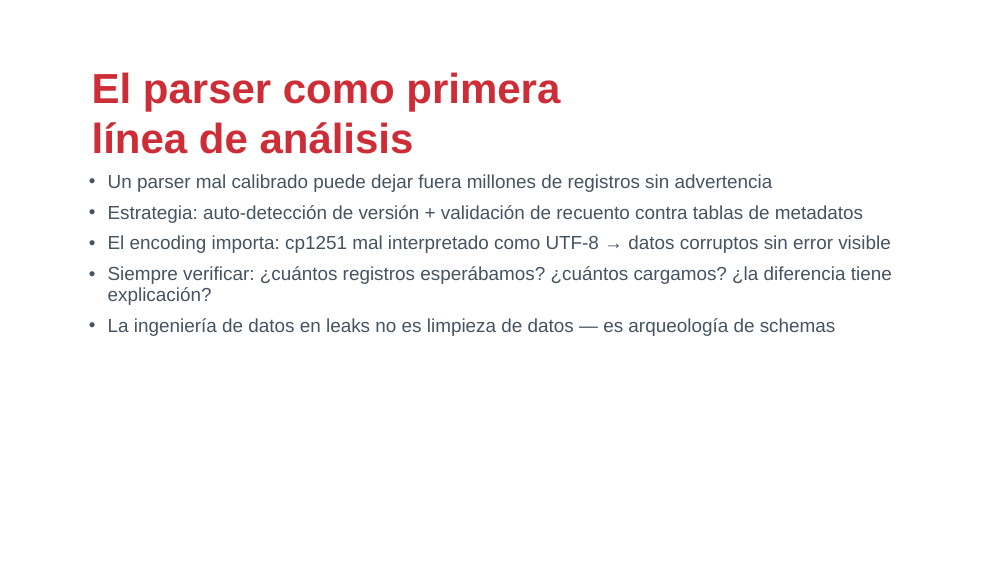
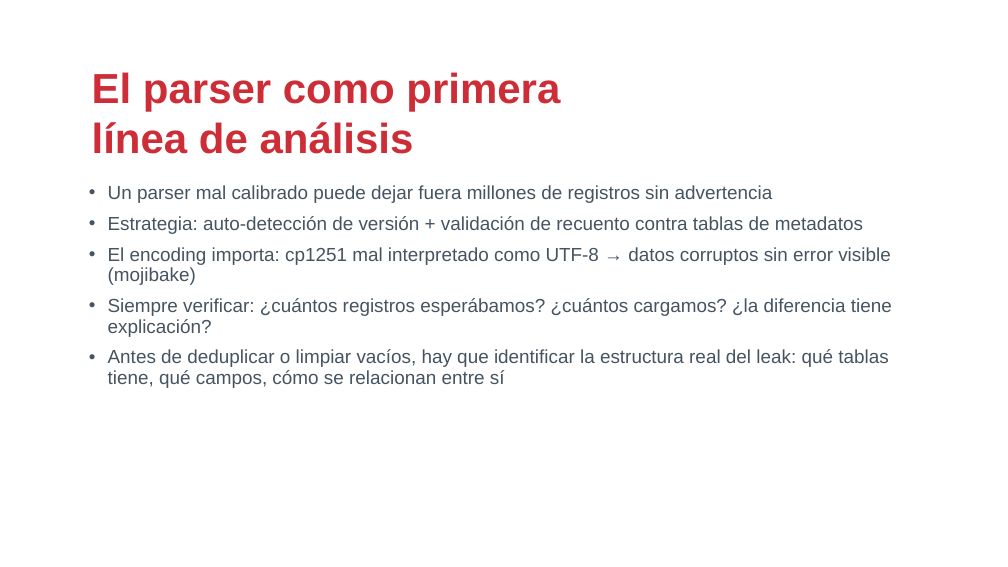
Before and after one commit to drj3ky11/FearOfTheDark, a slide deck: slide 9 of bloque0_ecosistema/csbc26_b0_ecosistema.pptx. Drawn at 1008x567 pixels with LibreOffice and Linux fonts; fonts in the diff are those of the drawing; background and template pictures are left out. Boxes give left, top, right and bottom in pixels: in the first picture for what was removed or moved away, otherwise in the second. Text is boxed around its words. In the diff, an @@ line names an element or a change of style, - is before the commit and + after.

Commit message:
feat: reenfocar los 3 casos prácticos en una técnica protagonista
Cada caso propio (CardingForums, HackingForums, IronMarch) reduce ahora
lo genérico/redundante con Ransomware o entre sí y profundiza su hilo
conductor: IronMarch en centralidad + ground truth judicial, HackingForums
en atribución cross-foro multi-señal (incluida persistencia real
verificada entre los 4 snapshots de OGUsers), CardingForums en Louvain +
especialización de mercado. Notebooks y .pptx regenerados en los tres.

También: correcciones de bloque0_ecosistema (guion y contenido según
revisión) y ajustes globales en _shared/theme.py (tamaño de etiqueta de
sección, aire título-cuerpo, color de viñeta en two_col_slide).

```diff
--- a/bloque0_ecosistema/csbc26_b0_ecosistema.pptx
+++ b/bloque0_ecosistema/csbc26_b0_ecosistema.pptx
@@ text "Un parser mal calibrado puede ...": place and size @@
-text "Un parser mal calibrado puede ..." at [108, 174, 892, 336]
+text "Un parser mal calibrado puede ..." at [108, 185, 892, 388]
@@ text at [108, 247, 890, 285]: text changed @@
-• El encoding importa: cp1251 mal interpretado como UTF-8 → datos corruptos sin error visible
+• El encoding importa: cp1251 mal interpretado como UTF-8 → datos corruptos sin error visible (mojibake)
@@ text at [108, 349, 888, 388]: text changed @@
-• La ingeniería de datos en leaks no es limpieza de datos — es arqueología de schemas
+• Antes de deduplicar o limpiar vacíos, hay que identificar la estructura real del leak: qué tablas tiene, qué campos, cómo se relacionan entre sí
```
Also in this commit, not shown: 11 other slides changed, 13 other files.
